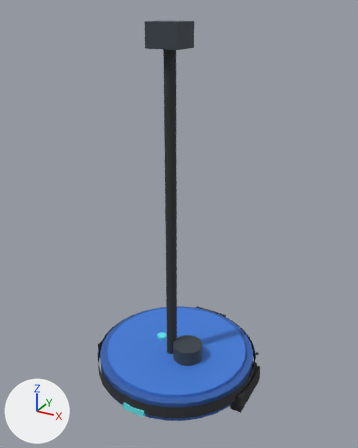
The OBJ model assets/robot_proxies/robot_blue_h120.obj, before and after one commit.
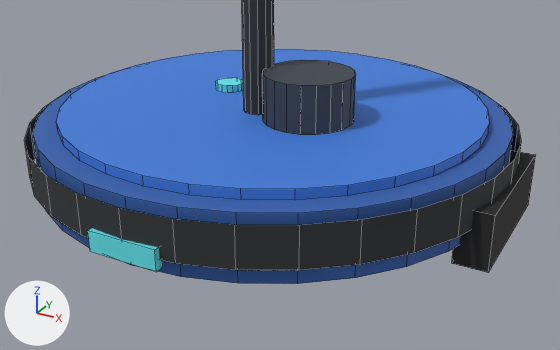
Each version is shown whole from a 50 mm camera at (0.735, -1.317, 1.273) aimed at (0.008, 0.004, 0.612), then close up from a 50 mm camera at (0.441, -0.786, 0.417) aimed at (0.112, -0.187, 0.117). Arrows for +X, +Y and +Z are at lower left; the lights stay in place. The first two pictures are the older version. The close-ups show mesh edges as thin lines. Where no turn or scale is listed for an object, it has been applied to the vertices.

Script lines for the objects in view, before the commit:
```python
me_low_poly_robot_vacuum = bpy.data.meshes.new('low_poly_robot_vacuum')
me_low_poly_robot_vacuum.from_pydata(...)  # 360 vertices, 208 faces; spans x -0.298..0.298, y -0.294..0.298, z 0.012..1.235
# faces by material slot: [33, 47, 34, 34, 30, 12, 18]
me_low_poly_robot_vacuum.materials.append(mat_body)  # blue #3561ad
me_low_poly_robot_vacuum.materials.append(mat_trim)  # dark grey #2f3235
me_low_poly_robot_vacuum.materials.append(mat_deck)  # blue #3f7cda
me_low_poly_robot_vacuum.materials.append(mat_sensor)  # greyish blue #38424b
me_low_poly_robot_vacuum.materials.append(mat_status)  # cyan #61e5ed
me_low_poly_robot_vacuum.materials.append(mat_wheel)  # black #242427
me_low_poly_robot_vacuum.materials.append(mat_brush)  # dark grey #4d4d50
ob_low_poly_robot_vacuum = bpy.data.objects.new('low_poly_robot_vacuum', me_low_poly_robot_vacuum)
ob_low_poly_robot_vacuum.location = (0.0, 0.0, 0.0)
```
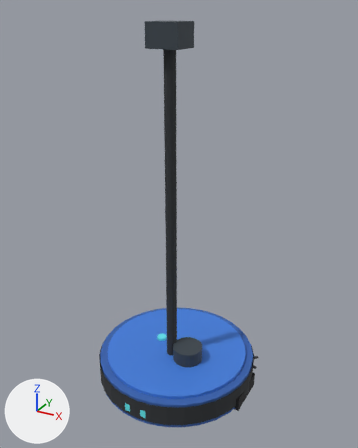
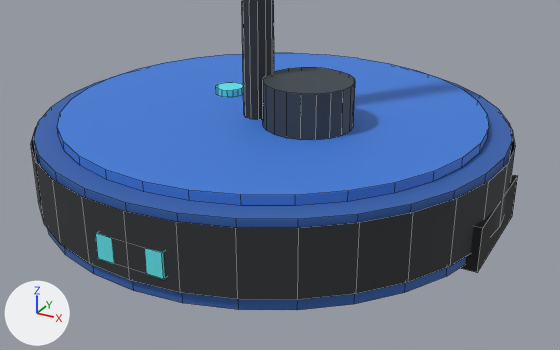
What differs and where, as boxes (x1, y1, x2, y2) in the close-ups (560 x 350 px; the box of a moved part takes in the faces that stretch with it):
'low_poly_robot_vacuum', reshaped: before (24, 0, 535, 284); after (31, 0, 518, 310)
part 1 of me_low_poly_robot_vacuum, moved or reshaped: before (33, 75, 513, 284); after (34, 78, 512, 310)
part 2 of me_low_poly_robot_vacuum, moved or reshaped: before (56, 49, 489, 200); after (57, 53, 489, 206)
part 3 of me_low_poly_robot_vacuum, moved or reshaped: before (24, 104, 521, 270); after (31, 126, 515, 300)
part 4 of me_low_poly_robot_vacuum, moved or reshaped: before (262, 60, 356, 135); after (263, 67, 355, 140)
part 5 of me_low_poly_robot_vacuum, moved or reshaped: before (216, 78, 243, 93); after (216, 82, 243, 97)
part 6 of me_low_poly_robot_vacuum, moved or reshaped: before (452, 150, 535, 272); after (460, 175, 518, 273)
part 7 of me_low_poly_robot_vacuum, moved or reshaped: before (88, 228, 163, 272); after (96, 233, 165, 279)
part 8 of me_low_poly_robot_vacuum, moved or reshaped: before (242, 0, 274, 115); after (242, 0, 274, 120)

The edits, one by one:
me_low_poly_robot_vacuum is used by ob_low_poly_robot_vacuum; location (0.0, 0.0, 0.0).
me_low_poly_robot_vacuum had 360 vertices, 208 faces and spanned x -0.298..0.298, y -0.294..0.298, z 0.012..1.235.
me_low_poly_robot_vacuum now has 360 vertices, 208 faces and spans x -0.286..0.286, y -0.286..0.286, z 0.0..1.235.
me_low_poly_robot_vacuum part 1: the loose piece of 64 vertices spanning x -0.282..0.282, y -0.282..0.282, z 0.035..0.108 is scaled about its middle by (1, 1, 1.32), then moved by (0.0, 0.0, -0.018).
me_low_poly_robot_vacuum part 2: the loose piece of 64 vertices spanning x -0.255..0.255, y -0.255..0.255, z 0.108..0.119 is moved by (0.0, 0.0, -0.006).
me_low_poly_robot_vacuum part 3: the loose piece of 64 vertices spanning x -0.292..0.292, y -0.292..0.292, z 0.055..0.101 is scaled about its middle by (0.979, 0.979, 1.63), then moved by (0.0, 0.0, -0.021).
me_low_poly_robot_vacuum part 4: the loose piece of 40 vertices spanning x 0.013..0.117, y -0.087..0.017, z 0.119..0.174 is scaled about the mesh origin by (1, 1, 0.945).
me_low_poly_robot_vacuum part 5: the loose piece of 32 vertices spanning x -0.093..-0.057, y 0.002..0.038, z 0.119..0.128 is moved by (0.0, 0.0, -0.006).
me_low_poly_robot_vacuum part 6: the loose piece of 8 vertices spanning x 0.26..0.298, y -0.09..0.09, z 0.012..0.076 is scaled about its middle by (0.842, 0.833, 0.813), then moved by (-0.011, 0.0, -0.018).
me_low_poly_robot_vacuum part 7: the loose piece of 8 vertices spanning x -0.04..0.04, y -0.294..-0.284, z 0.045..0.068 is scaled about its middle by (1, 0.6, 1.22), then moved by (0.0, 0.008, -0.011).
me_low_poly_robot_vacuum part 8: 12 of 360 vertices moved; they spanned x -0.018..0.018, y -0.053..-0.017, z 0.119 and now span x -0.018..0.018, y -0.053..-0.017, z 0.113; mean shift (0.0, 0.0, -0.006); largest move (0.0, -0.017, 0.119) -> (0.0, -0.017, 0.113).
Other edits to the shape of me_low_poly_robot_vacuum do not show in these pictures.
